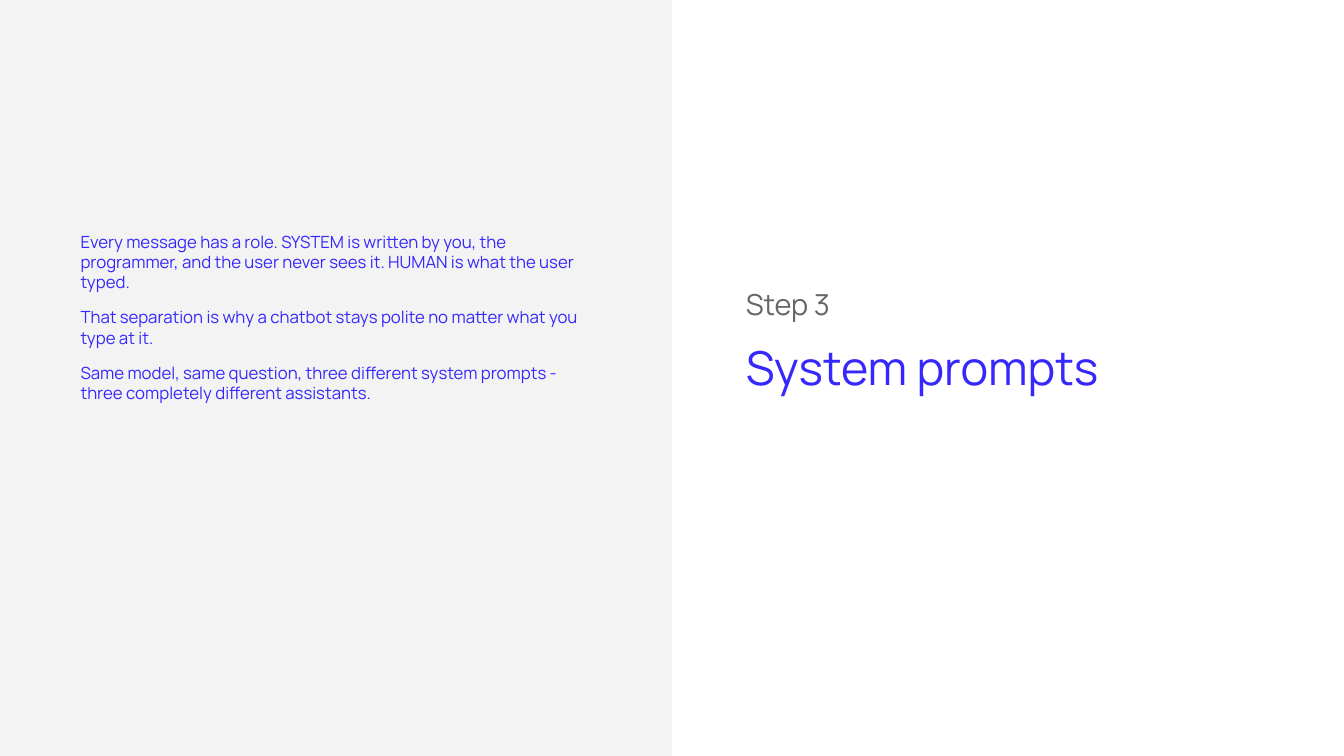
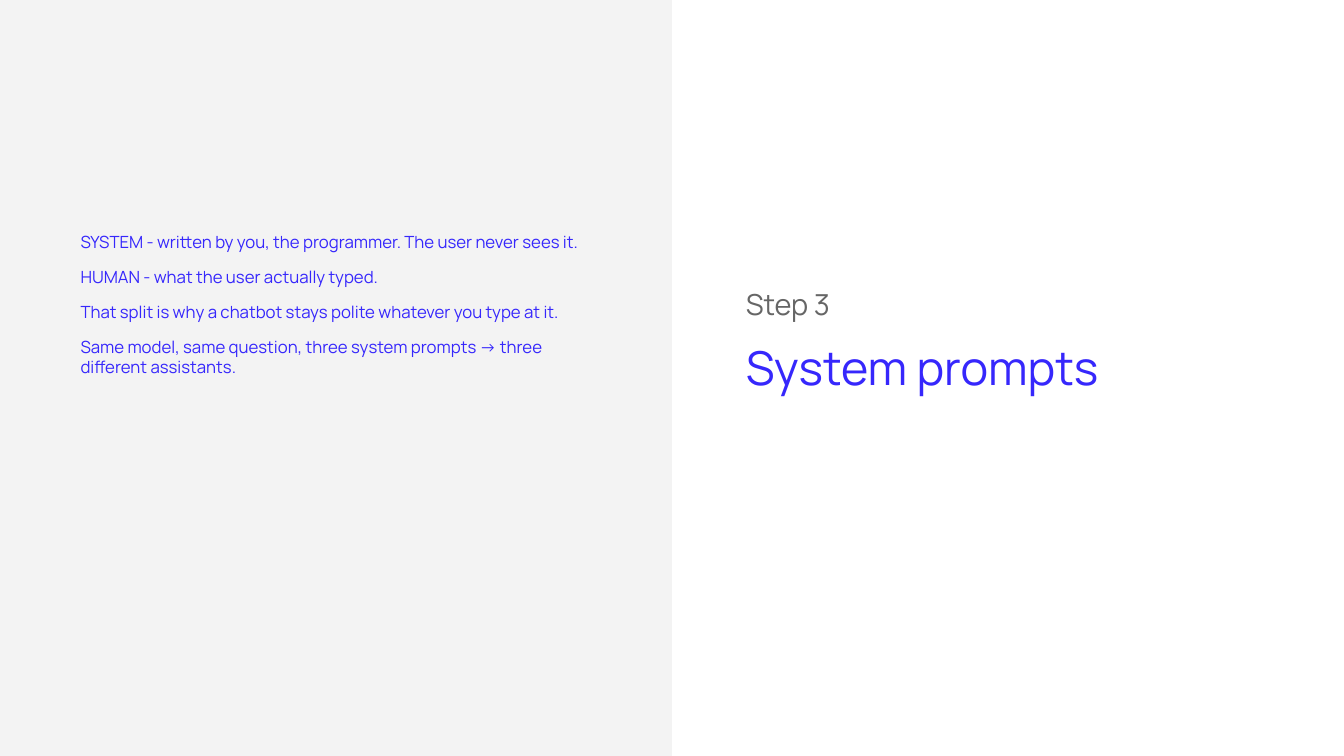
Before and after one commit to ArtyoMKo/tumo_month_workshop, a slide deck: slide 8 of slides/Lesson 1 - Setup and Your First AI Call.pptx. Drawn at 1344x756 pixels with LibreOffice and Linux fonts; fonts in the diff are those of the drawing. Boxes give left, top, right and bottom in pixels: in the first picture for what was removed or moved away, otherwise in the second. Text is boxed around its words. In the diff, an @@ line names an element or a change of style, - is before the commit and + after.

```diff
--- a/slides/Lesson 1 - Setup and Your First AI Call.pptx
+++ b/slides/Lesson 1 - Setup and Your First AI Call.pptx
@@ text at <box>81,235,578,374</box>: text changed @@
-Every message has a role. SYSTEM is written by you, the programmer, and the user never sees it. HUMAN is what the user typed.
-That separation is why a chatbot stays polite no matter what you type at it.
-Same model, same question, three different system prompts - three completely different assistants.
+SYSTEM - written by you, the programmer. The user never sees it.
+HUMAN - what the user actually typed.
+That split is why a chatbot stays polite whatever you type at it.
+Same model, same question, three system prompts → three different assistants.
```
Also in this commit, not shown: 6 other slides changed, 1 slide added, 1 slide removed, 2 other files.
